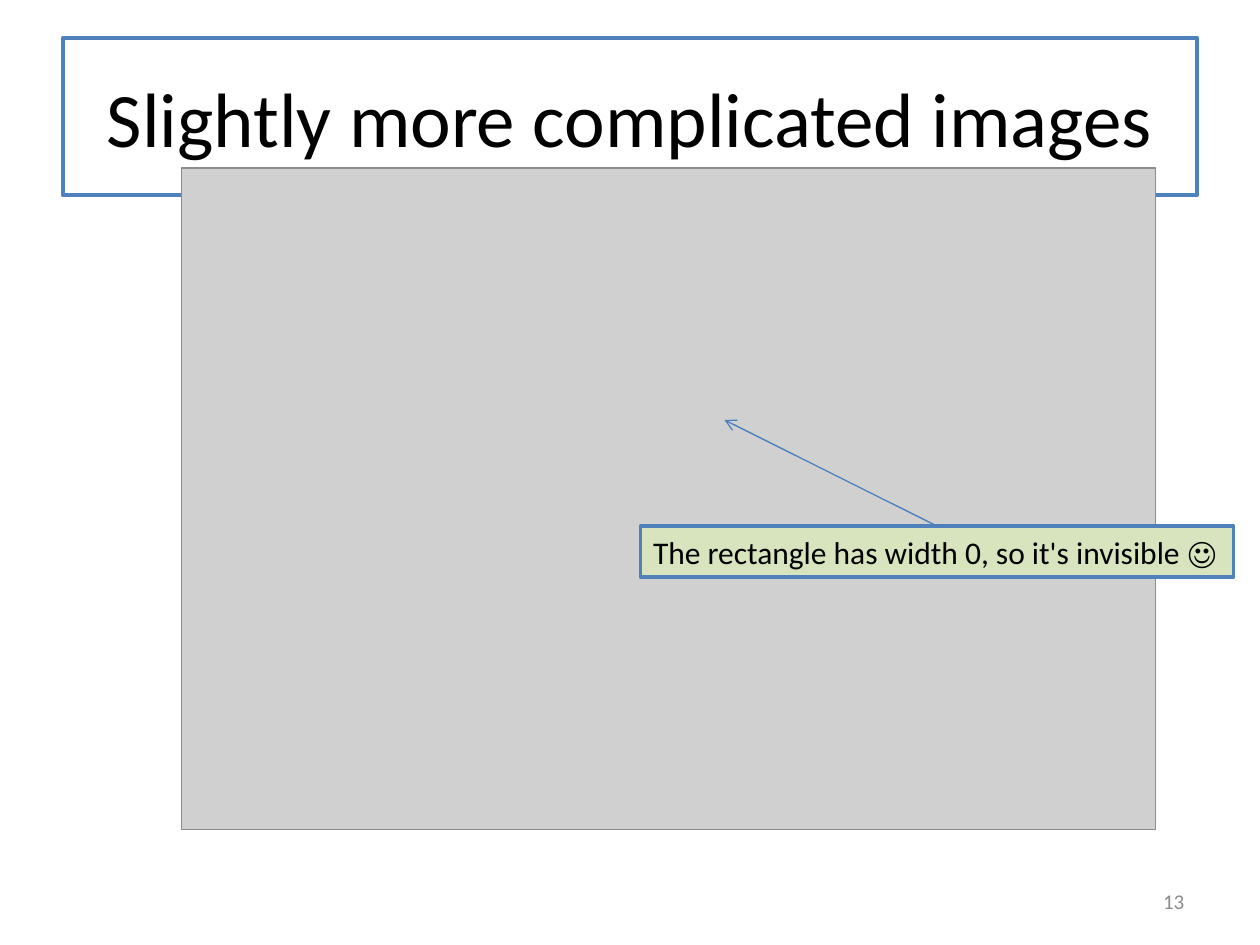
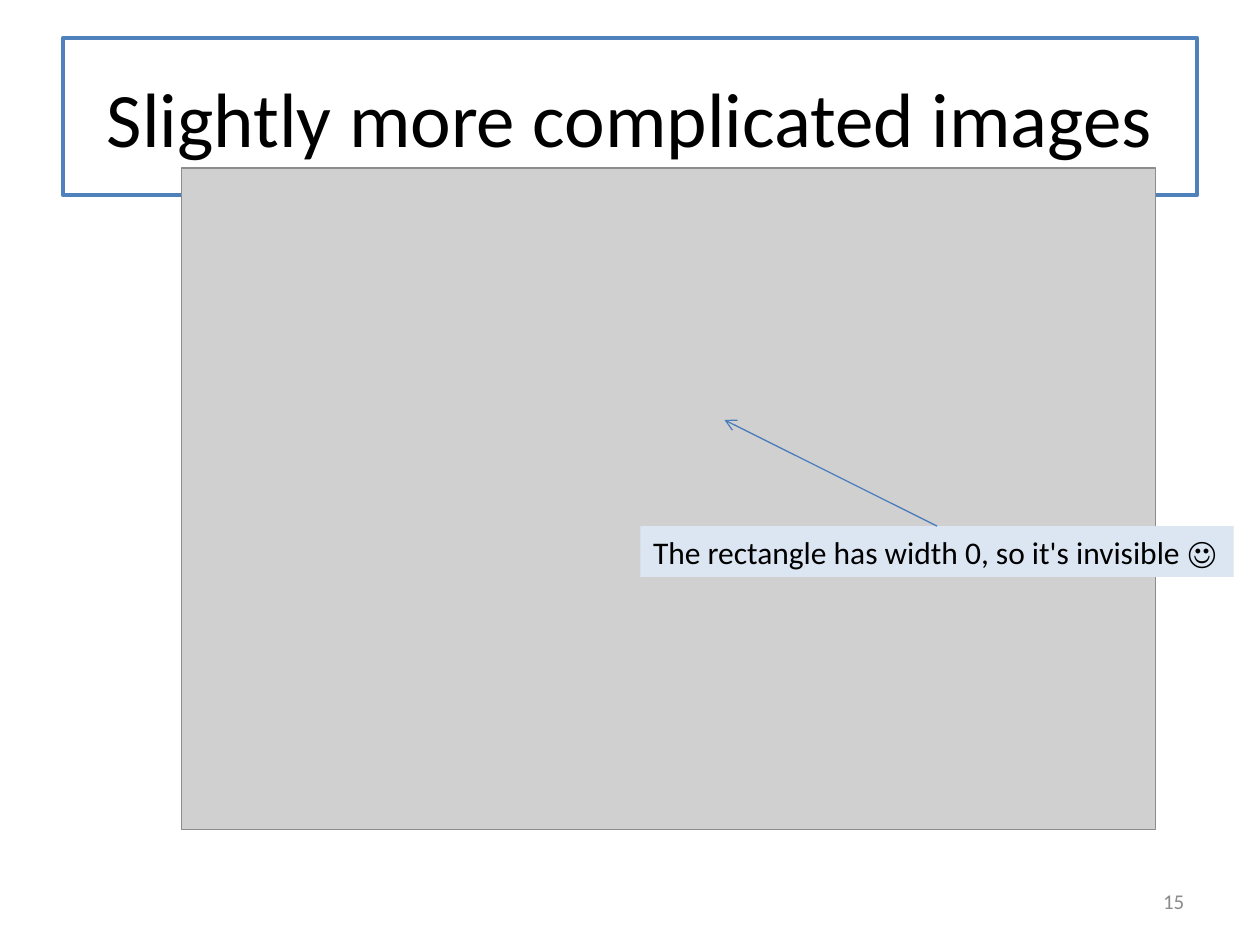
Before and after one commit to mwand/cs5010f17, a slide deck: slide 15 of Slides/Lesson 3.1 Working with images and scenes.pptx (slide 13 before the commit). Drawn at 1260x945 pixels with LibreOffice and Linux fonts; fonts in the diff are those of the drawing; grey boxes stand for pictures. Boxes give left, top, right and bottom in pixels: in the first picture for what was removed or moved away, otherwise in the second. Text is boxed around its words. In the diff, an @@ line names an element or a change of style, - is before the commit and + after.

```diff
--- a/Slides/Lesson 3.1 Working with images and scenes.pptx
+++ b/Slides/Lesson 3.1 Working with images and scenes.pptx
@@ rectangle "The rectangle has width 0, ..." at [640, 527, 1234, 577]: fill #D7E4BD to #DCE6F2; outline #4F81BD 2 pt to none @@
@@ page number at [1163, 895, 1184, 909]: text changed @@
-13
+15
```
Also in this commit, not shown: 9 other slides changed, 2 slides added, 1 slide removed, 21 other files.
